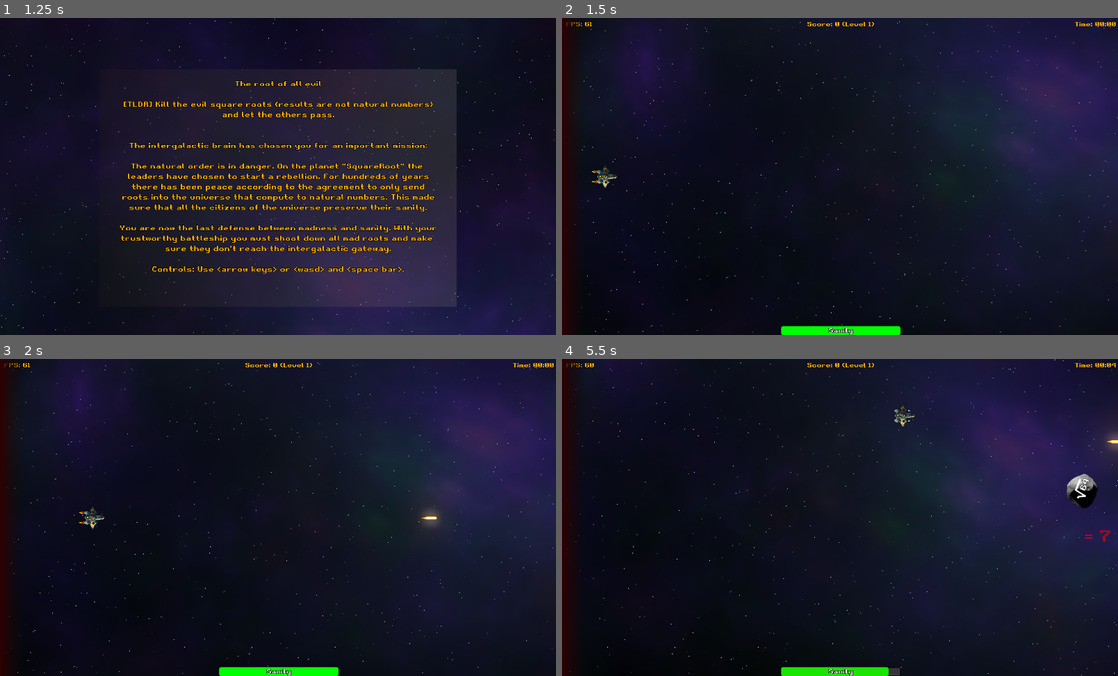
Above: before the commit, frames 1-4 (two rows, left to right).
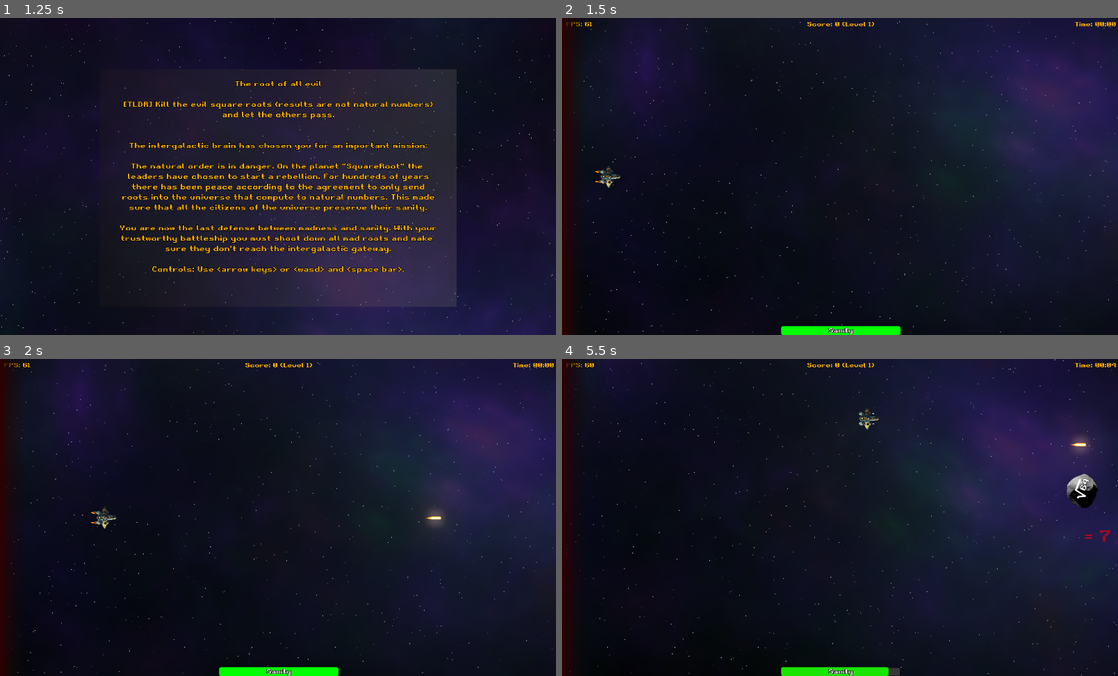
Above: after the commit, the same moments.

Repository: gingerr/ggj-2023-roots-one
Game: Godot game, scene res://MainMenu.tscn
Two runs of this game, one before a commit and one after it. Both use one fixed random seed, a clock stepped at 60 frames per second and the inputs below.
Inputs:
- Up to frame 1 (1.25 s): click "New Game" at 0.5 s
- Up to frame 2 (1.5 s): tap Enter at 1.25, 1.35 s; hold Right (ui_right) from 1.28 s (still down)
- Up to frame 3 (2 s): keep holding Right (ui_right); tap Space at 1.52 s
- Up to frame 4 (5.5 s): release Right (ui_right) at 2.03 s; hold Down (ui_down) 2.03-2.78 s; tap Enter every 0.75 s from 2.1 to 5.1 s; tap Space at 2.27, 3.77, 4.52, 5.27 s; hold Right (ui_right) 2.78-3.53 s; hold Up (ui_up) 3.53-4.28 s; hold Left (ui_left) from 4.28 s (still down)

Frame 1 is identical in both runs. In frame 2, 0.1% of the frame differs, in the area x 5-11%, y 46-54%; in frame 3, 0.3%; in frame 4, 0.5%, in the area x 53-100%, y 14-31%.

Commit message:
makes ship movement fps independent and half's speed on border collision

Diff:
--- a/Player.gd
+++ b/Player.gd
@@ -11,7 +11,7 @@
 onready var muzzle: Position2D = $Muzzle
 
 const max_speed     = 300
-const acceleration  = 10
+const acceleration  = 1000
 var   current_speed = Vector2(0, 0)
 
 var bullet_factory = preload("res://Bullet.tscn")
@@ -33,29 +33,29 @@
 
 	# accelerate and decelerate
 	if Input.is_action_pressed("ui_left"):
-		current_speed.x = max(-max_speed, current_speed.x - acceleration)
+		current_speed.x = max(-max_speed, current_speed.x - acceleration * delta)
 		$thrust_front_left.visible = true
 		$thrust_front_right.visible = true
 	if Input.is_action_pressed("ui_up"):
-		current_speed.y = max(-max_speed, current_speed.y - acceleration)
+		current_speed.y = max(-max_speed, current_speed.y - acceleration * delta)
 		$thrust_right.visible = true
 	if Input.is_action_pressed("ui_right"):
-		current_speed.x = min(max_speed, current_speed.x + acceleration)
+		current_speed.x = min(max_speed, current_speed.x + acceleration * delta)
 		$thrust_back_left.visible = true
 		$thrust_back_right.visible = true
 	if Input.is_action_pressed("ui_down"):
-		current_speed.y = min(max_speed, current_speed.y + acceleration)
+		current_speed.y = min(max_speed, current_speed.y + acceleration * delta)
 		$thrust_left.visible = true
 
 	# bounce on scren side
 	if position.x < 50:
-		current_speed.x = abs(current_speed.x)
+		current_speed.x = abs(current_speed.x / 2)
 	elif position.x > get_viewport_rect().size.x - 50:
-		current_speed.x = -abs(current_speed.x)
+		current_speed.x = -abs(current_speed.x / 2)
 	if position.y < 50:
-		current_speed.y = abs(current_speed.y)
+		current_speed.y = abs(current_speed.y / 2)
 	elif position.y > get_viewport_rect().size.y - 50:
-		current_speed.y = -abs(current_speed.y)
+		current_speed.y = -abs(current_speed.y / 2)
 	position += current_speed * delta;
 
 
